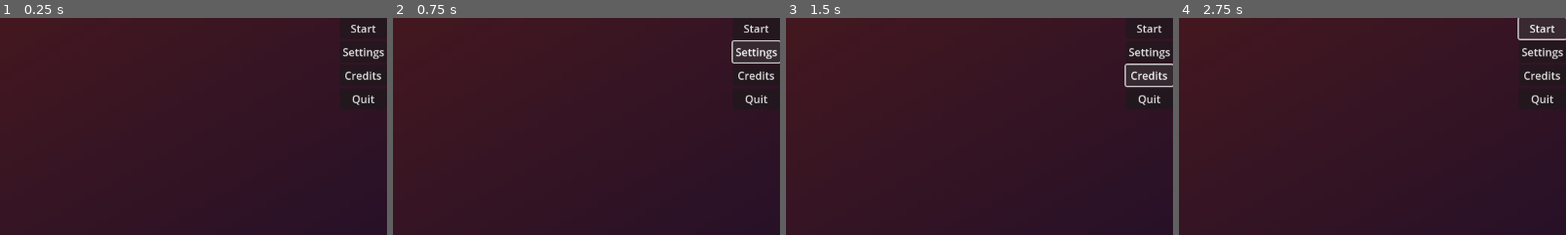
Above: before the commit, frames 1-4 (left to right).
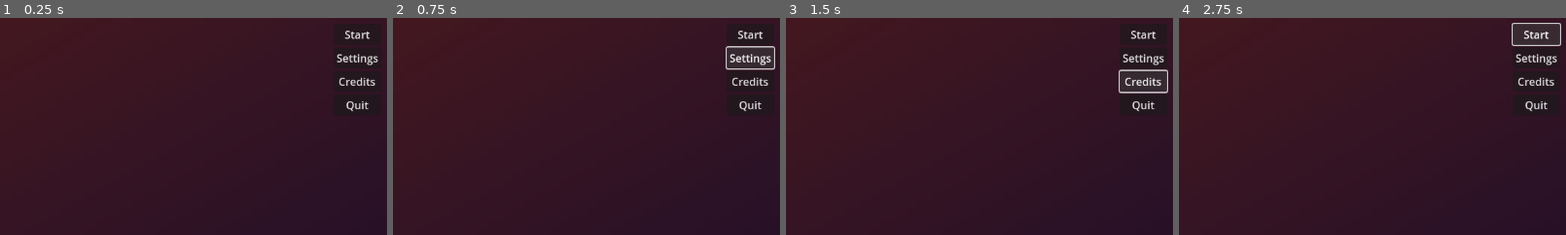
Above: after the commit, the same moments.

Repository: salamey19/washingshoujo
Game: Godot game, scene res://scenes/start_menu.tscn
Same seed, same stepped clock (60 frames per second), same inputs: the game is played once before the commit and once after it. This scene is started directly instead of the project's main scene.
Inputs:
- Up to frame 1 (0.25 s): no input
- Up to frame 2 (0.75 s): click "Settings" at 0.5 s
- Up to frame 3 (1.5 s): click "Credits" at 1.25 s
- Up to frame 4 (2.75 s): click "Start" at 2 s
The pictures show only the part of the screen within x 50-100%, y 0-50%; the shares and areas given below are measured in that part.

The runs differ from the first frame. In frame 1, 1.4% of the frame differs, in the area x 86-100%, y 3-44%; in frame 2, 1.9%; in frame 3, 1.9%, in the area x 85-100%, y 3-44%; in frame 4, 1.8%.
Error after the commit: Parse Error: Could not preload resource file "res://components/menu/settings.tscn". (res://scenes/start_menu.gd:9)

Commit message:
Settings In Start Menu
Includes controller inputs for menu navigation and full input customization.

Diff:
--- a/autoloads/config.gd
+++ b/autoloads/config.gd
@@ -26,12 +26,40 @@
 
 	],
 	"keyboard": [
-		ConfigSetting.new("kbd_template", [KEY_NONE, KEY_NONE])\
-			.set_options({"button_type": 0, "display_text": "Tempalte"})
+		ConfigSetting.new("kbd_move_left", [KEY_A, KEY_NONE])\
+			.set_options({"button_type": 10, "display_text": "Move Left"}),
+		ConfigSetting.new("kbd_move_right", [KEY_D, KEY_NONE])\
+			.set_options({"button_type": 10, "display_text": "Move Right"}),
+		ConfigSetting.new("kbd_move_down", [KEY_S, KEY_NONE])\
+			.set_options({"button_type": 10, "display_text": "Move Down"}),
+		ConfigSetting.new("kbd_jump", [KEY_SPACE, KEY_NONE])\
+			.set_options({"button_type": 10, "display_text": "Jump"}),
+		ConfigSetting.new("kbd_dash", [KEY_SHIFT, KEY_NONE])\
+			.set_options({"button_type": 10, "display_text": "Dash"}),
+		ConfigSetting.new("kbd_attack", [KEY_E, KEY_NONE])\
+			.set_options({"button_type": 10, "display_text": "Attack"}),
+		ConfigSetting.new("kbd_ability1", [KEY_F, KEY_NONE])\
+			.set_options({"button_type": 10, "display_text": "Ability 1"}),
+		ConfigSetting.new("kbd_ability2", [KEY_G, KEY_NONE])\
+			.set_options({"button_type": 10, "display_text": "Ability 2"})
 	],
 	"controller": [
-		ConfigSetting.new("ctrlr_template", [JOY_AXIS_LEFT_Y, "axis", -1])\
-			.set_options({"button_type": 0, "display_text": "Template"})
+		ConfigSetting.new("ctrlr_move_left", [JOY_AXIS_LEFT_X, "axis", -1])\
+			.set_options({"button_type": 11, "display_text": "Move Left"}),
+		ConfigSetting.new("ctrlr_move_right", [JOY_AXIS_LEFT_X, "axis", 1])\
+			.set_options({"button_type": 11, "display_text": "Move Right"}),
+		ConfigSetting.new("ctrlr_move_down", [JOY_AXIS_LEFT_Y, "axis", 1])\
+			.set_options({"button_type": 11, "display_text": "Move Down"}),
+		ConfigSetting.new("ctrlr_jump", [JOY_BUTTON_A, "btn"])\
+			.set_options({"button_type": 11, "display_text": "Jump"}),
+		ConfigSetting.new("ctrlr_dash", [JOY_BUTTON_LEFT_SHOULDER, "btn"])\
+			.set_options({"button_type": 11, "display_text": "Dash"}),
+		ConfigSetting.new("ctrlr_attack", [JOY_BUTTON_X, "btn"])\
+			.set_options({"button_type": 11, "display_text": "Attack"}),
+		ConfigSetting.new("ctrlr_ability1", [JOY_BUTTON_Y, "btn"])\
+			.set_options({"button_type": 11, "display_text": "Ability 1"}),
+		ConfigSetting.new("ctrlr_ability2", [JOY_BUTTON_B, "btn"])\
+			.set_options({"button_type": 11, "display_text": "Ability 2"})
 	]
 }
 
--- a/components/menu/settings.gd
+++ b/components/menu/settings.gd
@@ -290,7 +290,7 @@
 	button.text = "Set"
 
 func _on_reset_pressed() -> void:
-	## Confirm window here.
+	## TODO: Confirm window here.
 	reset_all()
 
 func reset_all() -> void:
--- a/project.godot
+++ b/project.godot
@@ -27,6 +27,26 @@
 
 [input]
 
+ui_accept={
+"deadzone": 0.5,
+"events": [Object(InputEventKey,"resource_local_to_scene":false,"resource_name":"","device":0,"window_id":0,"alt_pressed":false,"shift_pressed":false,"ctrl_pressed":false,"meta_pressed":false,"pressed":false,"keycode":4194309,"physical_keycode":0,"key_label":0,"unicode":0,"location":0,"echo":false,"script":null)
+, Object(InputEventKey,"resource_local_to_scene":false,"resource_name":"","device":0,"window_id":0,"alt_pressed":false,"shift_pressed":false,"ctrl_pressed":false,"meta_pressed":false,"pressed":false,"keycode":4194310,"physical_keycode":0,"key_label":0,"unicode":0,"location":0,"echo":false,"script":null)
+, Object(InputEventKey,"resource_local_to_scene":false,"resource_name":"","device":0,"window_id":0,"alt_pressed":false,"shift_pressed":false,"ctrl_pressed":false,"meta_pressed":false,"pressed":false,"keycode":32,"physical_keycode":0,"key_label":0,"unicode":32,"location":0,"echo":false,"script":null)
+, Object(InputEventJoypadButton,"resource_local_to_scene":false,"resource_name":"","device":-1,"button_index":0,"pressure":0.0,"pressed":true,"script":null)
+]
+}
+ui_focus_next={
+"deadzone": 0.5,
+"events": [Object(InputEventKey,"resource_local_to_scene":false,"resource_name":"","device":0,"window_id":0,"alt_pressed":false,"shift_pressed":false,"ctrl_pressed":false,"meta_pressed":false,"pressed":false,"keycode":4194306,"physical_keycode":0,"key_label":0,"unicode":0,"location":0,"echo":false,"script":null)
+, Object(InputEventJoypadButton,"resource_local_to_scene":false,"resource_name":"","device":-1,"button_index":10,"pressure":0.0,"pressed":true,"script":null)
+]
+}
+ui_focus_prev={
+"deadzone": 0.5,
+"events": [Object(InputEventKey,"resource_local_to_scene":false,"resource_name":"","device":0,"window_id":0,"alt_pressed":false,"shift_pressed":true,"ctrl_pressed":false,"meta_pressed":false,"pressed":false,"keycode":4194306,"physical_keycode":0,"key_label":0,"unicode":0,"location":0,"echo":false,"script":null)
+, Object(InputEventJoypadButton,"resource_local_to_scene":false,"resource_name":"","device":-1,"button_index":9,"pressure":0.0,"pressed":true,"script":null)
+]
+}
 move_left={
 "deadzone": 0.5,
 "events": [Object(InputEventKey,"resource_local_to_scene":false,"resource_name":"","device":-1,"window_id":0,"alt_press …(191 unchanged characters)…
@@ -67,6 +87,12 @@
 "events": [Object(InputEventKey,"resource_local_to_scene":false,"resource_name":"","device":-1,"window_id":0,"alt_press …(192 unchanged characters)…
 ]
 }
+menu={
+"deadzone": 0.5,
+"events": [Object(InputEventKey,"resource_local_to_scene":false,"resource_name":"","device":-1,"window_id":0,"alt_pressed":false,"shift_pressed":false,"ctrl_pressed":false,"meta_pressed":false,"pressed":false,"keycode":0,"physical_keycode":4194305,"key_label":0,"unicode":0,"location":0,"echo":false,"script":null)
+, Object(InputEventJoypadButton,"resource_local_to_scene":false,"resource_name":"","device":-1,"button_index":6,"pressure":0.0,"pressed":true,"script":null)
+]
+}
 
 [rendering]
 
--- a/scenes/start_menu.gd
+++ b/scenes/start_menu.gd
@@ -1 +1,37 @@
 extends Node
+
+
+
+@onready var root : Control = %Root
+@onready var main: Control = %Main
+
+## Preload settings scene.
+var settings : PackedScene = preload("res://components/menu/settings.tscn")
+
+
+
+func _ready() -> void:
+	# Enable keyboard/controller navigation.
+	%Start.grab_focus()
+
+func _on_start_pressed() -> void:
+	pass # Replace with function body.
+
+## Open settings menu, the menu is preloaded and only instantiated.
+func _on_settings_pressed() -> void:
+	main.hide()
+	var settings_menu : Control = settings.instantiate()
+	root.add_child(settings_menu)
+	settings_menu.close_settings.connect(_on_settings_closed)
+
+## Connected when the settings menu is opened, focuses a button to enable keyboard/controller navigation.
+func _on_settings_closed() -> void:
+	main.show()
+	%Start.grab_focus()
+
+func _on_credits_pressed() -> void:
+	pass # Replace with function body.
+
+## Quit the game.
+func _on_quit_pressed() -> void:
+	get_tree().quit()
--- a/scenes/start_menu.tscn
+++ b/scenes/start_menu.tscn
@@ -8,6 +8,8 @@
 [sub_resource type="GradientTexture2D" id="GradientTexture2D_3c72h"]
 gradient = SubResource("Gradient_5ge31")
 fill_to = Vector2(1, 1)
+
+[sub_resource type="StyleBoxEmpty" id="StyleBoxEmpty_i6i4m"]
 
 [node name="StartMenu" type="Node"]
 script = ExtResource("1_o4y3m")
@@ -20,26 +22,53 @@
 grow_vertical = 2
 texture = SubResource("GradientTexture2D_3c72h")
 
-[node name="VBoxContainer" type="VBoxContainer" parent="."]
-anchors_preset = 11
-anchor_left = 1.0
+[node name="Root" type="PanelContainer" parent="."]
+unique_name_in_owner = true
+anchors_preset = 15
 anchor_right = 1.0
 anchor_bottom = 1.0
-grow_horizontal = 0
+grow_horizontal = 2
 grow_vertical = 2
+theme_override_styles/panel = SubResource("StyleBoxEmpty_i6i4m")
 
-[node name="Start" type="Button" parent="VBoxContainer"]
+[node name="Main" type="Control" parent="Root"]
+unique_name_in_owner = true
+layout_mode = 2
+
+[node name="MarginContainer" type="MarginContainer" parent="Root/Main"]
+layout_mode = 1
+anchors_preset = 15
+anchor_right = 1.0
+anchor_bottom = 1.0
+grow_horizontal = 2
+grow_vertical = 2
+theme_override_constants/margin_left = 9
+theme_override_constants/margin_top = 9
+theme_override_constants/margin_right = 9
+theme_override_constants/margin_bottom = 9
+
+[node name="VBoxContainer" type="VBoxContainer" parent="Root/Main/MarginContainer"]
+layout_mode = 2
+size_flags_horizontal = 8
+
+[node name="Start" type="Button" parent="Root/Main/MarginContainer/VBoxContainer"]
+unique_name_in_owner = true
 layout_mode = 2
 text = "Start"
 
-[node name="Settings" type="Button" parent="VBoxContainer"]
+[node name="Settings" type="Button" parent="Root/Main/MarginContainer/VBoxContainer"]
 layout_mode = 2
 text = "Settings"
 
-[node name="Credits" type="Button" parent="VBoxContainer"]
+[node name="Credits" type="Button" parent="Root/Main/MarginContainer/VBoxContainer"]
 layout_mode = 2
 text = "Credits"
 
-[node name="Quit" type="Button" parent="VBoxContainer"]
+[node name="Quit" type="Button" parent="Root/Main/MarginContainer/VBoxContainer"]
 layout_mode = 2
 text = "Quit"
+
+[connection signal="pressed" from="Root/Main/MarginContainer/VBoxContainer/Start" to="." method="_on_start_pressed"]
+[connection signal="pressed" from="Root/Main/MarginContainer/VBoxContainer/Settings" to="." method="_on_settings_pressed"]
+[connection signal="pressed" from="Root/Main/MarginContainer/VBoxContainer/Credits" to="." method="_on_credits_pressed"]
+[connection signal="pressed" from="Root/Main/MarginContainer/VBoxContainer/Quit" to="." method="_on_quit_pressed"]
Not shown: 1 places in scenes/start_menu.tscn that only renumber resources
